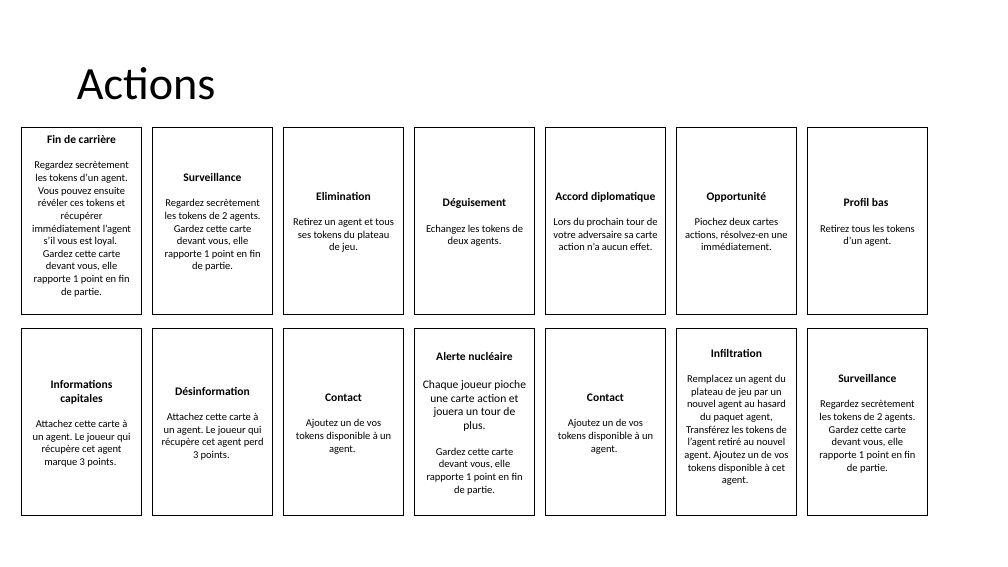
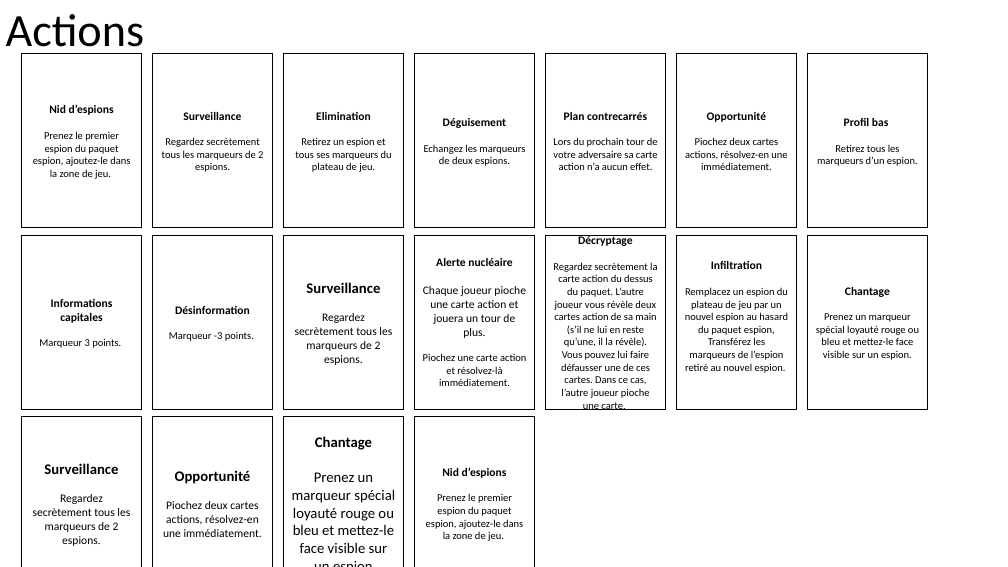
Before and after one commit to Coyote555/spies-boardgame, a slide deck: slide 2 of spies_design.pptx. Drawn at 1008x567 pixels with LibreOffice and Linux fonts; fonts in the diff are those of the drawing. Boxes give left, top, right and bottom in pixels: in the first picture for what was removed or moved away, otherwise in the second. Text is boxed around its words. In the diff, an @@ line names an element or a change of style, - is before the commit and + after.

Commit message:
update cards, tokens, spies

```diff
--- a/spies_design.pptx
+++ b/spies_design.pptx
@@ title "Actions" rewrapped from (x1=77, y1=67, x2=216, y2=100) to (x1=6, y1=14, x2=145, y2=57) @@
@@ rectangle "Nid d’espions" resized from (x1=22, y1=128, x2=141, y2=315) to (x1=22, y1=54, x2=141, y2=228) @@
@@ rectangle "Surveillance" resized from (x1=153, y1=128, x2=272, y2=315) to (x1=153, y1=54, x2=272, y2=228) @@
@@ rectangle "Elimination" resized from (x1=284, y1=128, x2=403, y2=315) to (x1=284, y1=54, x2=403, y2=228) @@
@@ rectangle "Déguisement" resized from (x1=415, y1=128, x2=535, y2=315) to (x1=415, y1=54, x2=535, y2=228) @@
@@ rectangle "Plan contrecarrés" resized from (x1=546, y1=128, x2=665, y2=315) to (x1=546, y1=54, x2=665, y2=228) @@
@@ rectangle "Opportunité" resized from (x1=677, y1=128, x2=796, y2=315) to (x1=677, y1=54, x2=796, y2=228) @@
@@ rectangle "Profil bas" resized from (x1=808, y1=128, x2=927, y2=315) to (x1=808, y1=54, x2=927, y2=228) @@
@@ text in rectangle at (x1=33, y1=104, x2=130, y2=179): text changed @@
-Fin de carrière
-Regardez secrètement les tokens d’un agent.
-Vous pouvez ensuite révéler ces tokens et récupérer immédiatement l’agent s’il vous est loyal.
-Gardez cette carte devant vous, elle rapporte 1 point en fin de partie.
+Nid d’espions
+Prenez le premier espion du paquet espion, ajoutez-le dans la zone de jeu.
@@ text in rectangle at (x1=564, y1=112, x2=647, y2=120): text changed @@
-Accord diplomatique
+Plan contrecarrés
@@ text in rectangle at (x1=162, y1=137, x2=263, y2=172): text changed @@
-Regardez secrètement les tokens de 2 agents.
-Gardez cette carte devant vous, elle rapporte 1 point en fin de partie.
+Regardez secrètement tous les marqueurs de 2 espions.
@@ text in rectangle at (x1=295, y1=138, x2=392, y2=172): text changed @@
-Retirez un agent et tous ses tokens du plateau de jeu.
+Retirez un espion et tous ses marqueurs du plateau de jeu.
@@ text in rectangle at (x1=424, y1=144, x2=525, y2=166): text changed @@
-Echangez les tokens de deux agents.
+Echangez les marqueurs de deux espions.
@@ text in rectangle at (x1=817, y1=145, x2=918, y2=166): text changed @@
-Retirez tous les tokens d’un agent.
+Retirez tous les marqueurs d’un espion.
@@ rectangle "Informations capitales" resized from (x1=22, y1=329, x2=141, y2=516) to (x1=22, y1=235, x2=141, y2=409) @@
@@ rectangle "Désinformation" resized from (x1=153, y1=329, x2=272, y2=516) to (x1=153, y1=235, x2=272, y2=409) @@
@@ rectangle "Surveillance" resized from (x1=284, y1=329, x2=403, y2=516) to (x1=284, y1=235, x2=403, y2=409) @@
@@ rectangle "Alerte nucléaire" resized from (x1=415, y1=329, x2=535, y2=516) to (x1=415, y1=235, x2=535, y2=409) @@
@@ rectangle "Décryptage" resized from (x1=546, y1=329, x2=665, y2=516) to (x1=546, y1=235, x2=665, y2=409) @@
@@ text in rectangle at (x1=553, y1=235, x2=657, y2=410): text changed @@
-Contact
-Ajoutez un de vos tokens disponible à un agent.
+Décryptage
+Regardez secrètement la carte action du dessus du paquet. L’autre joueur vous révèle deux cartes action de sa main (s’il ne lui en reste qu’une, il la révèle). Vous pouvez lui faire défausser une de ces cartes. Dans ce cas, l’autre joueur pioche une carte.
@@ rectangle "Infiltration" resized from (x1=677, y1=329, x2=796, y2=516) to (x1=677, y1=235, x2=796, y2=409) @@
@@ rectangle "Chantage" resized from (x1=808, y1=329, x2=927, y2=516) to (x1=808, y1=235, x2=927, y2=409) @@
@@ text in rectangle at (x1=295, y1=282, x2=392, y2=365): text changed; size 10 to 11 pt @@
-Contact
-Ajoutez un de vos tokens disponible à un agent.
+Surveillance
+Regardez secrètement tous les marqueurs de 2 espions.
@@ text in rectangle at (x1=685, y1=287, x2=788, y2=373): text changed @@
-Remplacez un agent du plateau de jeu par un nouvel agent au hasard du paquet agent, Transférez les tokens de l’agent retiré au nouvel agent. Ajoutez un de vos tokens disponible à cet agent.
+Remplacez un espion du plateau de jeu par un nouvel espion au hasard du paquet espion, Transférez les marqueurs de l’espion retiré au nouvel espion.
@@ text in rectangle at (x1=816, y1=287, x2=919, y2=360): text changed @@
-Surveillance
-Regardez secrètement les tokens de 2 agents.
-Gardez cette carte devant vous, elle rapporte 1 point en fin de partie.
+Chantage
+Prenez un marqueur spécial loyauté rouge ou bleu et mettez-le face visible sur un espion.
@@ text in rectangle at (x1=39, y1=339, x2=121, y2=348): text changed @@
-Attachez cette carte à un agent. Le joueur qui récupère cet agent marque 3 points.
+Marqueur 3 points.
@@ text in rectangle at (x1=169, y1=332, x2=254, y2=341): text changed @@
-Attachez cette carte à un agent. Le joueur qui récupère cet agent perd 3 points.
+Marqueur -3 points.
@@ text in rectangle at (x1=423, y1=353, x2=526, y2=386): text changed @@
-Gardez cette carte devant vous, elle rapporte 1 point en fin de partie.
+Piochez une carte action et résolvez-là immédiatement.
@@ rectangle added at (x1=22, y1=417, x2=141, y2=567), fill #FFFFFF, outline #000000 1 pt, 11 pt, text #000000 @@
+Surveillance
+Regardez secrètement tous les marqueurs de 2 espions.
@@ rectangle added at (x1=153, y1=417, x2=272, y2=567), fill #FFFFFF, outline #000000 1 pt, 11 pt, text #000000 @@
+Opportunité
+Piochez deux cartes actions, résolvez-en une immédiatement.
@@ rectangle added at (x1=284, y1=417, x2=403, y2=567), fill #FFFFFF, outline #000000 1 pt, 14 pt, text #000000 @@
+Chantage
+Prenez un marqueur spécial loyauté rouge ou bleu et mettez-le face visible sur un espion
@@ rectangle added at (x1=415, y1=417, x2=535, y2=567), fill #FFFFFF, outline #000000 1 pt, 10 pt, text #000000 @@
+Nid d’espions
+Prenez le premier espion du paquet espion, ajoutez-le dans la zone de jeu.
```
Also in this commit, not shown: 2 other slides changed.
